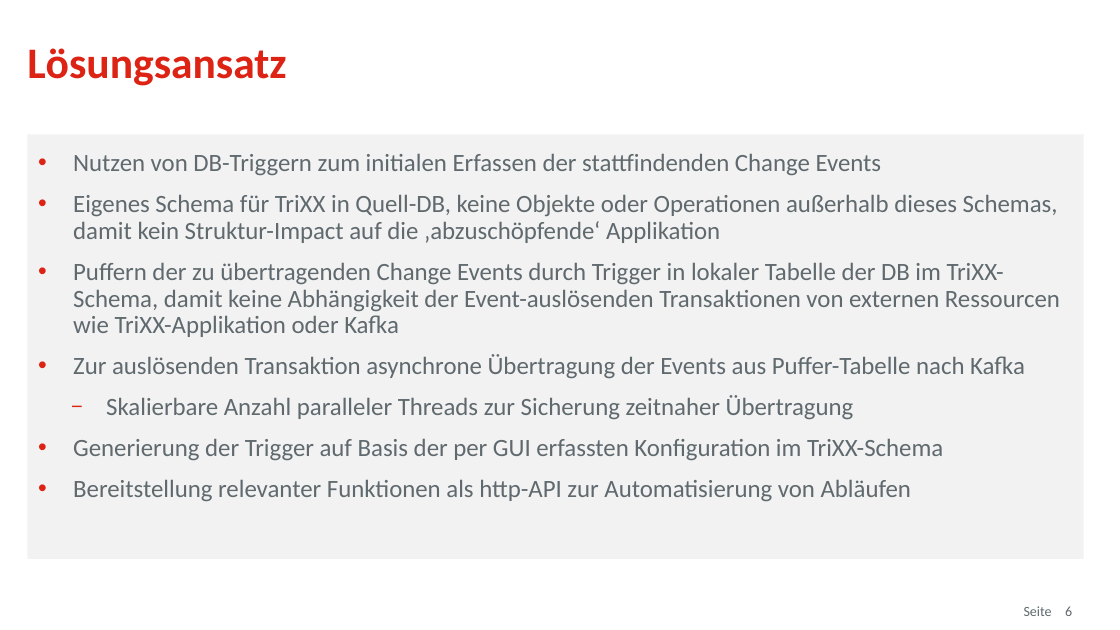
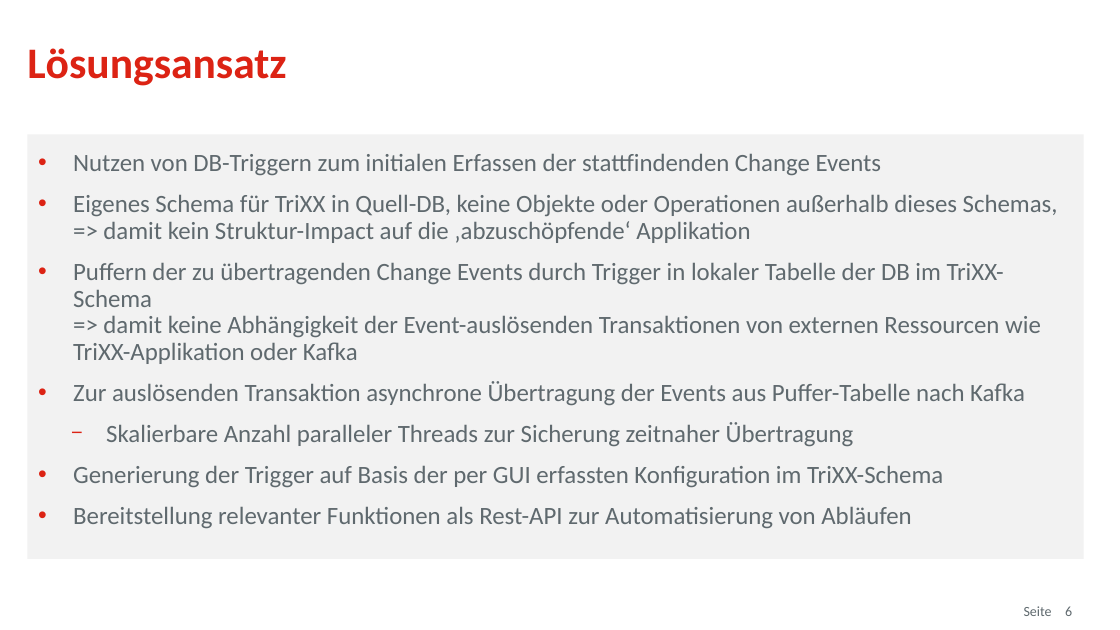
Before and after one commit to osp-ottogroup/movex-cdc, a slide deck: slide 6 of doc/2020-09_TriXX_Otto_QConf.pptx. Drawn at 1120x630 pixels with LibreOffice and Linux fonts; fonts in the diff are those of the drawing; background and template pictures are left out. Boxes give left, top, right and bottom in pixels: in the first picture for what was removed or moved away, otherwise in the second. Text is boxed around its words. In the diff, an @@ line names an element or a change of style, - is before the commit and + after.

```diff
--- a/doc/2020-09_TriXX_Otto_QConf.pptx
+++ b/doc/2020-09_TriXX_Otto_QConf.pptx
@@ text in rectangle at (73,195,1058,364): text changed @@
-• Eigenes Schema für TriXX in Quell-DB, keine Objekte oder Operationen außerhalb dieses Schemas, damit kein Struktur-Impact auf die ‚abzuschöpfende‘ Applikation
-• Puffern der zu übertragenden Change Events durch Trigger in lokaler Tabelle der DB im TriXX-Schema, damit keine Abhängigkeit der Event-auslösenden Transaktionen von externen Ressourcen wie TriXX-Applikation oder Kafka
+• Eigenes Schema für TriXX in Quell-DB, keine Objekte oder Operationen außerhalb dieses Schemas, => damit kein Struktur-Impact auf die ‚abzuschöpfende‘ Applikation
+• Puffern der zu übertragenden Change Events durch Trigger in lokaler Tabelle der DB im TriXX-Schema
+  => damit keine Abhängigkeit der Event-auslösenden Transaktionen von externen Ressourcen wie TriXX-Applikation oder Kafka
@@ text in rectangle at (73,507,911,528): text changed @@
-• Bereitstellung relevanter Funktionen als http-API zur Automatisierung von Abläufen
+• Bereitstellung relevanter Funktionen als Rest-API zur Automatisierung von Abläufen
```
Also in this commit, not shown: 4 other slides changed, 5 other files.
